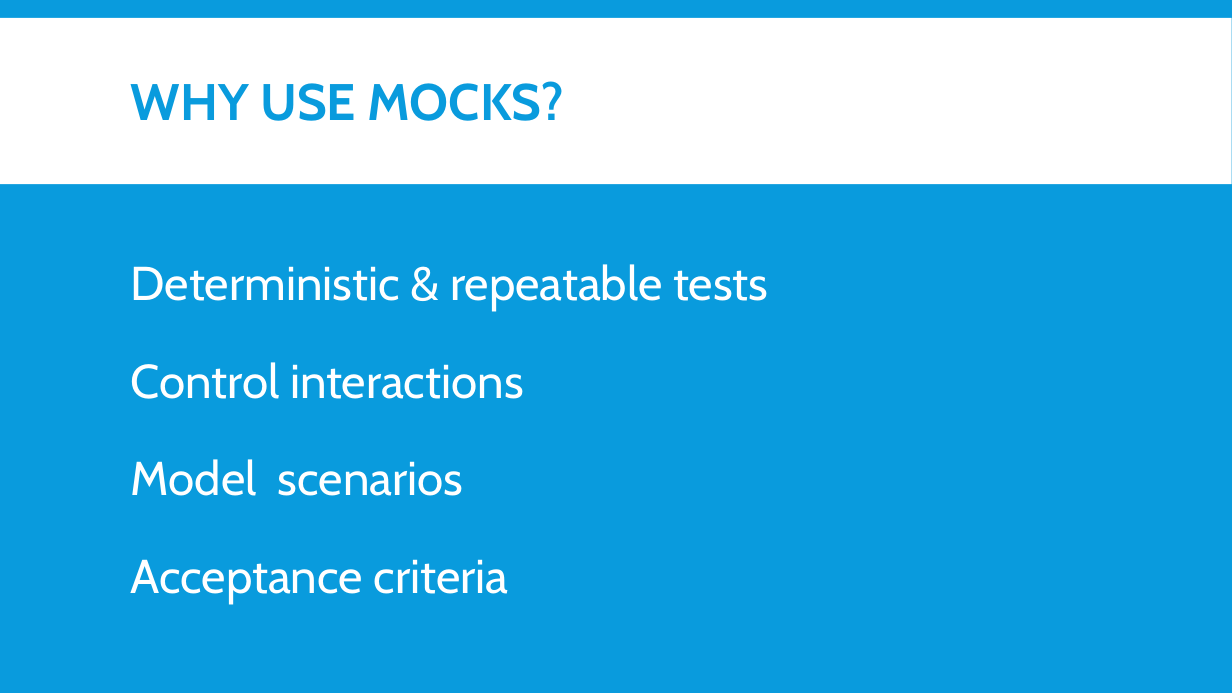
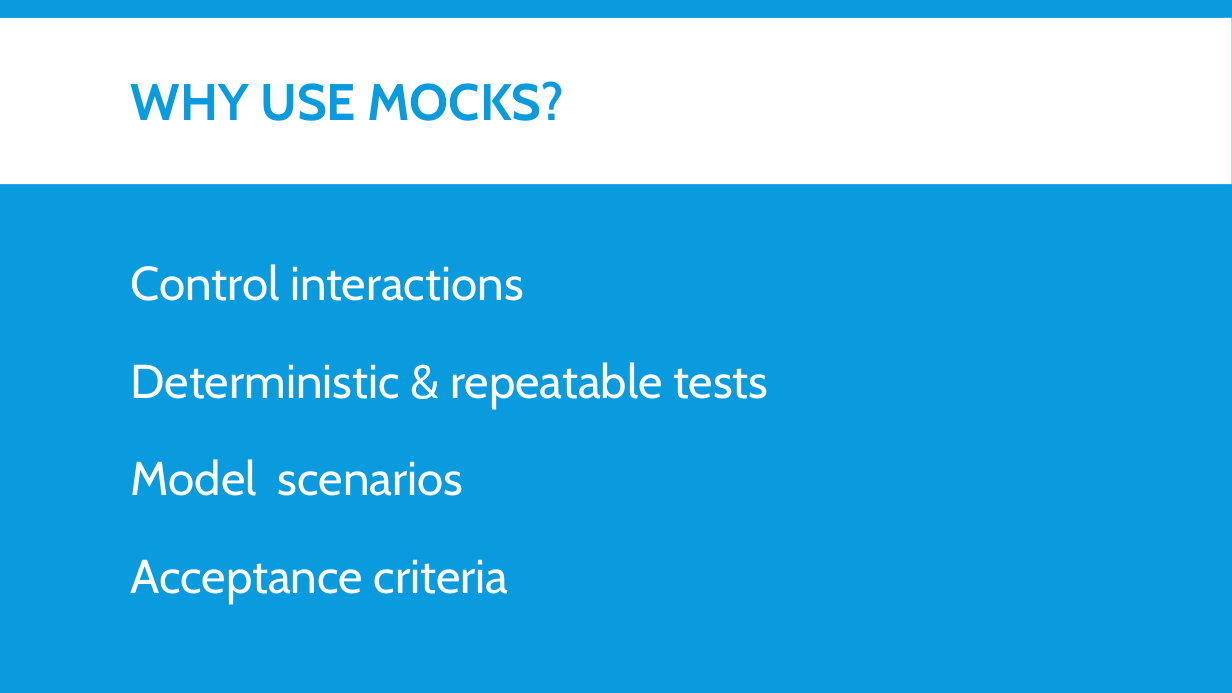
Before and after one commit to nickebbitt/wiremock-examples, a slide deck: slide 5 of wiremock-slides.pptx (slide 4 before the commit). Drawn at 1232x693 pixels with LibreOffice and Linux fonts; fonts in the diff are those of the drawing. Boxes give left, top, right and bottom in pixels: in the first picture for what was removed or moved away, otherwise in the second. Text is boxed around its words. In the diff, an @@ line names an element or a change of style, - is before the commit and + after.

```diff
--- a/wiremock-slides.pptx
+++ b/wiremock-slides.pptx
@@ text at (131,264,524,301): paragraph added @@
+Control interactions
@@ text at (131,362,524,399): paragraph removed @@
-Control interactions
```
Also in this commit, not shown: 6 other slides changed, 2 slides added.
